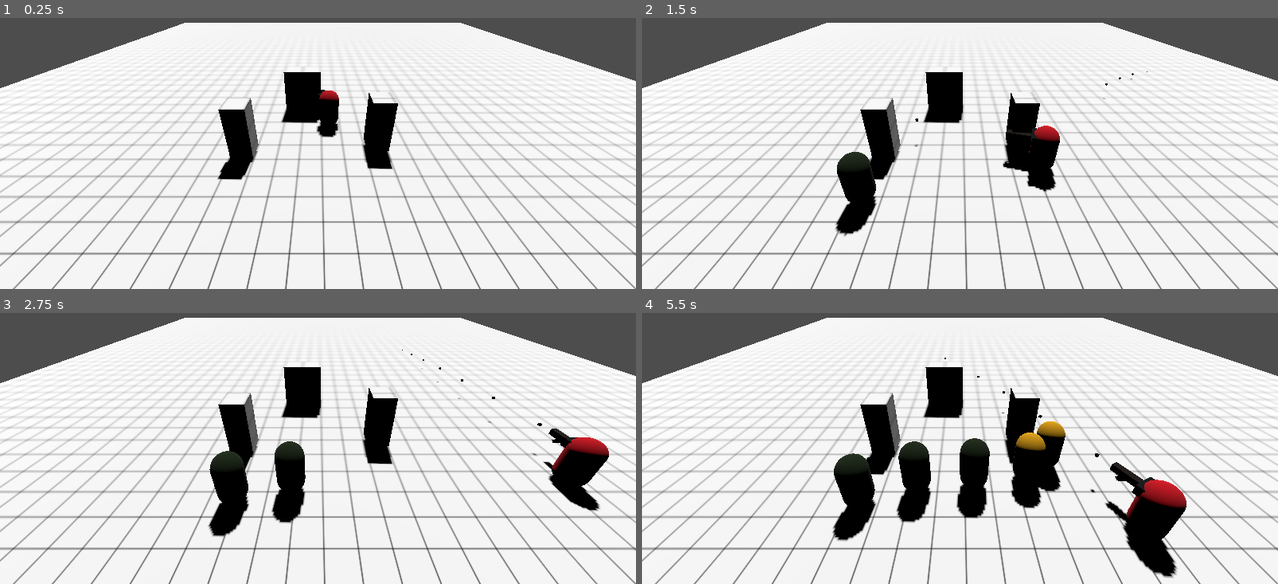
Above: before the commit, frames 1-4 (two rows, left to right).
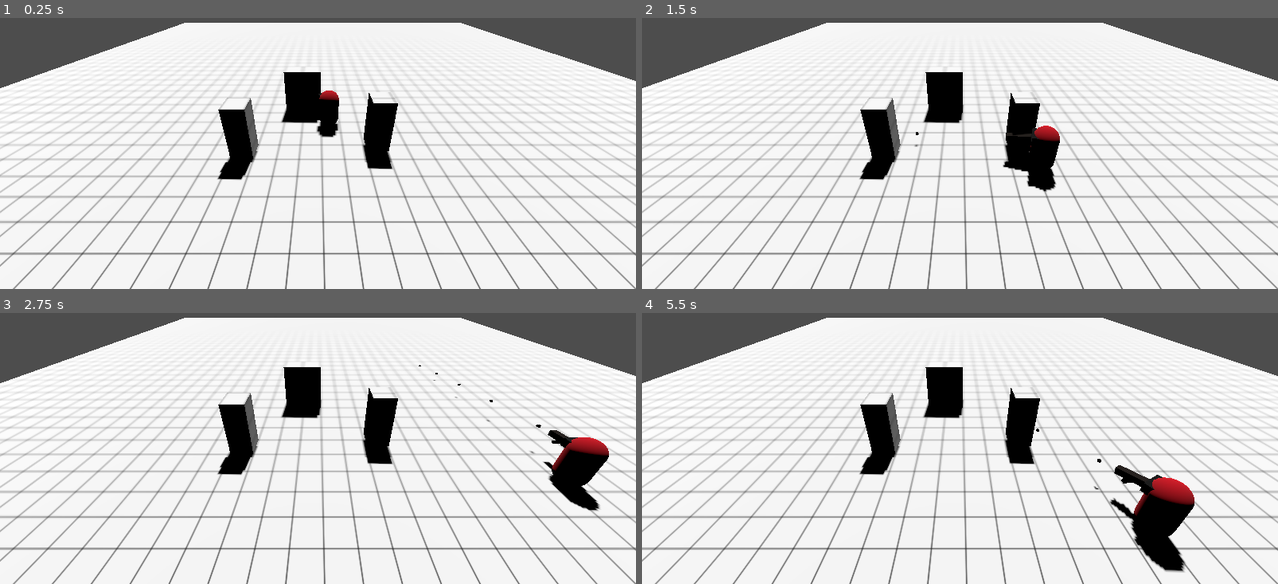
Above: after the commit, the same moments.

Repository: npoy/3d-roguelike-poc
Game: Godot game, scene res://level.tscn
The game is run twice, just before and just after one commit, with the same random seed, the same clock (stepped at 60 frames per second) and the same inputs.
Inputs (mouse positions are in pixels of both pictures, inside the frame that each line leads up to):
- Up to frame 1 (0.25 s): no input
- Up to frame 2 (1.5 s): tap Enter (ui_accept) at 0.5, 0.77 s; move the mouse to (1099, 91) at 0.52 s; press the mouse at (1099, 91) at 0.53 s; hold Right (ui_right) 0.53-1.28 s; move the mouse to (832, 129) at 1.27 s; release the mouse at (832, 129) at 1.28 s; hold Down (ui_down) from 1.28 s (still down); click (832, 129) at 1.35 s
- Up to frame 3 (2.75 s): tap Enter (ui_accept) at 1.52 s; move the mouse to (381, 326) at 2.02 s; release Down (ui_down) at 2.03 s; press the mouse at (381, 326) at 2.03 s; hold Right (ui_right) from 2.03 s (still down)
- Up to frame 4 (5.5 s): move the mouse to (928, 475) at 2.77 s; release Right (ui_right) at 2.78 s; release the mouse at (928, 475) at 2.78 s; hold Up (ui_up) 2.78-3.53 s; click (928, 475) at 2.85 s; tap Enter (ui_accept) at 3.02, 3.77, 4.52 s; move the mouse to (1150, 459) at 3.52 s; press the mouse at (1150, 459) at 3.53 s; hold Left (ui_left) 3.53-5.03 s; move the mouse to (769, 350) at 4.27 s; release the mouse at (769, 350) at 4.28 s; click (769, 350) at 4.35 s; move the mouse to (991, 405) at 5.02 s; press the mouse at (991, 405) at 5.03 s; hold Down (ui_down) from 5.03 s (still down)

The runs differ from the first frame. In frame 1, less than 0.1% of the frame differs, in the area x 50-52%, y 26-38%; in frame 2, 1.5%; in frame 3, 2.8%; in frame 4, 7.7%, in the area x 29-87%, y 16-98%.

Commit message:
Fixed weapon and bullets issues

Diff:
--- a/Scripts/spawner.gd
+++ b/Scripts/spawner.gd
@@ -9,7 +9,7 @@
 
 # Called when the node enters the scene tree for the first time.
 func _ready():
-	start_wave()
+	#start_wave()
 	pass
 
 func start_wave() -> void:
--- a/bullet.gd
+++ b/bullet.gd
@@ -16,6 +16,7 @@
 	# Using translate() is the same since the origin is the parent anyway
 	#global_translate(forward_direction * speed * delta)
 	var collision: KinematicCollision3D = move_and_collide(forward_direction * speed * delta)
+	""" TODO: Fix shooting/collision when gun is inside the blocks or enemies """
 	if collision:
 		var body = collision.get_collider()
 		if body.has_node("Stats"):
--- a/gun.gd
+++ b/gun.gd
@@ -1,5 +1,6 @@
 extends Node3D
 
+""" TODO: Check axis position on 3d model. X and Z are mixed probably, not like the rest of the objects """
 @export var bullet: PackedScene
 @export var muzzle_speed: int = 30
 @export var time_between_shots: int = 50 # In milliseconds
--- a/gun.tscn
+++ b/gun.tscn
@@ -9,7 +9,7 @@
 albedo_color = Color(0.0901961, 0.054902, 0.027451, 1)
 
 [node name="Gun" type="Node3D"]
-transform = Transform3D(-4.37114e-08, 0, -1, 0, 1, 0, 1, 0, -4.37114e-08, 0, 0, 0.656297)
+transform = Transform3D(1.31134e-07, 0, 1, 0, 1, 0, -1, 0, 1.31134e-07, 1.71758e-07, 0, -0.653488)
 script = ExtResource("1_6ixld")
 bullet = ExtResource("2_w2hod")
 
--- a/main.gd
+++ b/main.gd
@@ -5,6 +5,7 @@
 """
 var ray_lenght: int = 2000
 @onready var player: CharacterBody3D = $Player # TODO: Fix relative path
+@onready var player_hand: Marker3D = $Player/Body/Hand
 
 func _physics_process(delta):
 	var camera = $Camera3D
@@ -18,4 +19,6 @@
 
 	if is_instance_valid(player) and not intersection.is_empty():
 		var pos = Vector3(intersection.position.x, player.position.y, intersection.position.z)
+		var pos_hand = Vector3(intersection.position.x, player.position.y, intersection.position.z)
 		player.look_at(pos, Vector3.UP)
+		player_hand.look_at(pos_hand, Vector3.UP) # TODO: Fix targeting the floor if close to the character
--- a/player.tscn
+++ b/player.tscn
@@ -37,7 +37,7 @@
 surface_material_override/0 = SubResource("StandardMaterial3D_hlyy5")
 
 [node name="Hand" type="Marker3D" parent="Body"]
-transform = Transform3D(-4.37114e-08, 0, 1, 0, 1, 0, -1, 0, -4.37114e-08, 0.3884, 0.237456, 0.458858)
+transform = Transform3D(1.37087e-07, 0, -1, 0, 1, 0, 1, 0, 1.37087e-07, 0.3884, 0.237456, 0.458858)
 
 [node name="GunController" type="Node" parent="."]
 script = ExtResource("2_f2wwc")
Not shown: 1 places in gun.tscn that only renumber resources
Not shown: 1 places in player.tscn that only renumber resources
